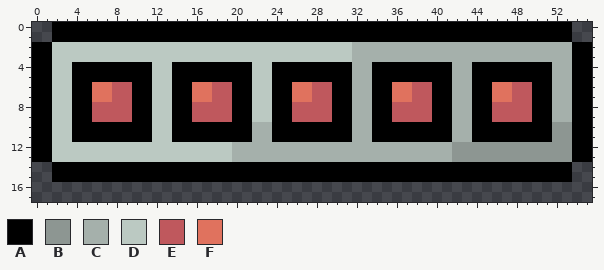
Two states of a pixel-art file, Sprites/aseprite/Health_Bar.aseprite. The picture above is the old version.
56x32 pixels, 1 frame. Shown: x 0..55, y 0..17.
Palette (. is transparent): A #000000  B #8d9692  C #a5b0ab  D #bbc9c2  E #bf585d  F #e0725e
After:
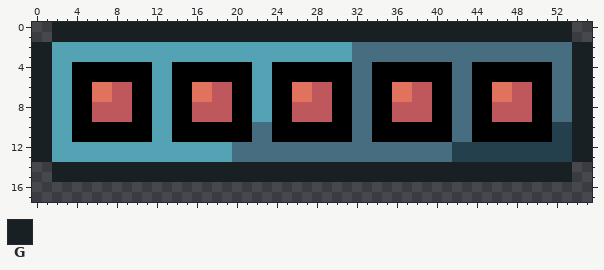
Colours new in this view: G #182024
What changed:
Colour B changes from #8d9692 to #25404d.
Colour C changes from #a5b0ab to #476d80.
Colour D changes from #bbc9c2 to #53a3b5.
Colour A gives way to colour G in rows 0 to 1 at x 2 to 53; in rows 2 to 13 at x 0 to 1 and 54 to 55; in rows 14 to 15 at x 2 to 53.
Pixel boxes of the changes (left, top, right, bottom) in both pictures:
changed: (32, 22, 592, 182)
